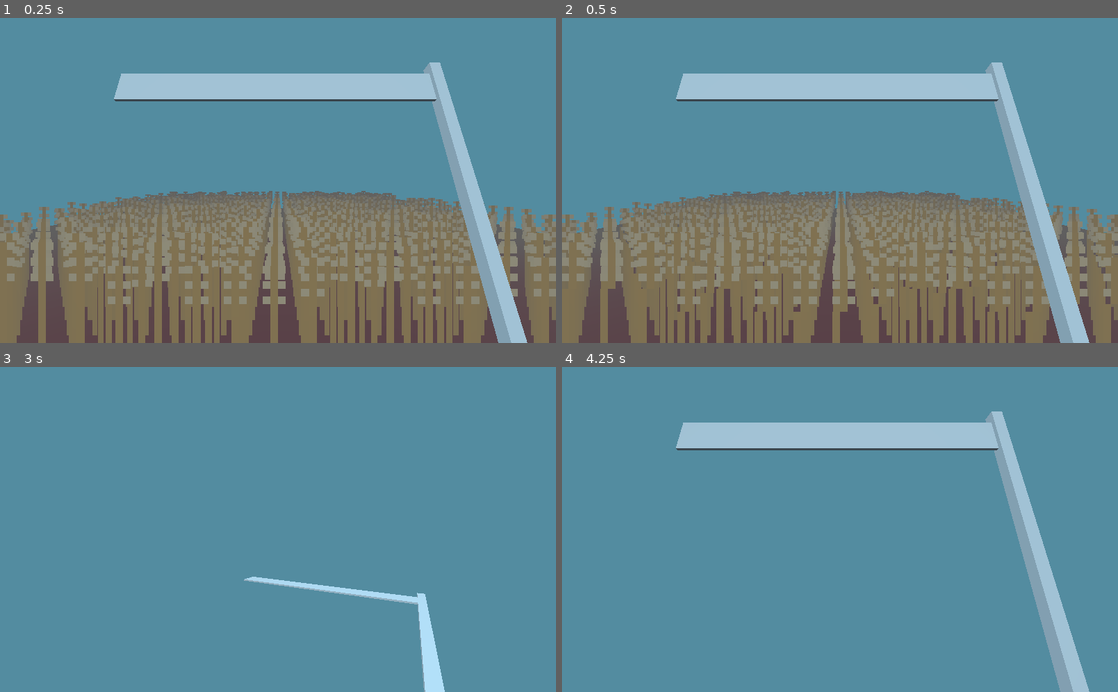
Above: before the commit, frames 1-4 (two rows, left to right).
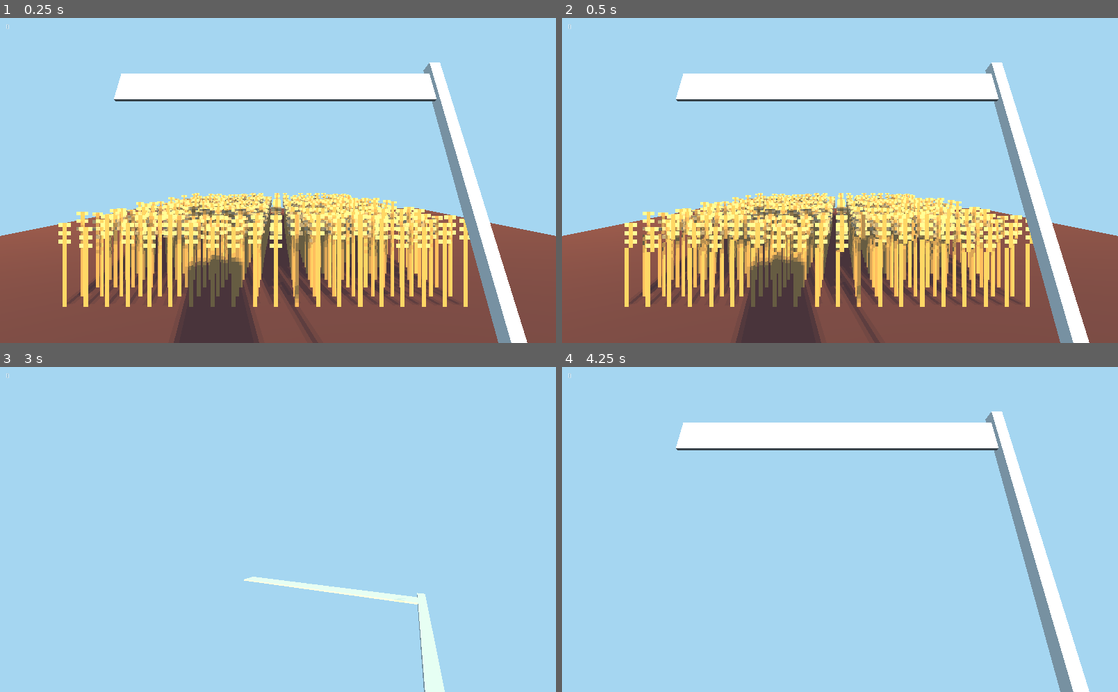
Above: after the commit, the same moments.

Repository: dedekm/ld52
Game: Godot game, scene res://src/Level.tscn
Two runs of this game, one before a commit and one after it. Both use one fixed random seed, a clock stepped at 60 frames per second and the inputs below.
Inputs (mouse positions are in pixels of both pictures, inside the frame that each line leads up to):
- Up to frame 1 (0.25 s): no input
- Up to frame 2 (0.5 s): no input
- Up to frame 3 (3 s): move the mouse to (305, 529) at 0.52 s; hold Up (ui_up) from 0.53 s (still down); click (305, 529) at 0.67 s; move the mouse to (250, 529) at 1.27 s; move the mouse to (289, 523) at 2.02 s; tap Enter at 2.75 s; move the mouse to (272, 536) at 2.77 s; click (272, 536) at 2.92 s
- Up to frame 4 (4.25 s): keep holding Up (ui_up); tap Space at 3.5 s; move the mouse to (878, 532) at 3.52 s

The runs differ from the first frame. In frame 1, 96% of the frame differs, in the area x 0-100%, y 0-100%; in frame 2, 96%; in frame 3, 100%; in frame 4, 98%.

Commit message:
add sun & sky changes [wip]

Diff:
--- a/default_env.tres
+++ b/default_env.tres
@@ -7,7 +7,6 @@
 background_mode = 3
 background_sky = SubResource( 1 )
 background_color = Color( 0.32549, 0.54902, 0.627451, 1 )
-fog_enabled = true
 fog_color = Color( 0.372549, 0.372549, 0.372549, 1 )
 fog_sun_color = Color( 1, 1, 1, 1 )
 fog_depth_begin = 2.0
--- a/src/Level.gd
+++ b/src/Level.gd
@@ -1,9 +1,26 @@
 extends Spatial
+
+const morning_sun_color := Color("fcd14d")
+const noon_sun_color := Color("ffe484")
+const evening_sun_color := Color("f96229")
+
+const morning_sky_color := Color("a5d6f1")
+const noon_sky_color := Color("29cce5")
+const evening_sky_color := Color("001f38")
+
+var current_points := 0
+var max_points := 0
+var completed := 0.0
+
+onready var main_light := $DirectionalLight
+onready var sun_helper := $SunHelper
+onready var sun_material : SpatialMaterial = $SunHelper/SunSphere.get_surface_material(0)
+onready var enviroment : Environment = $WorldEnvironment.environment
 
 func _ready():
   var grass := $Grass
   var straw_scene = load("res://src/Straw.tscn")
-  var width = 30
+  var width = 20
   for x in width:
     for z in width:
         var straw_instance = straw_scene.instance()
@@ -16,3 +33,34 @@
         straw_instance.translation.y -= rng.randi_range(0, 3) * 0.1
 
         grass.add_child(straw_instance)
+
+        max_points += 1
+
+  _update_enviroment()
+
+  sun_material.albedo_color = morning_sun_color
+  enviroment.background_color = morning_sky_color
+
+func _update_enviroment():
+  completed = current_points / float(max_points)
+
+  # TODO: rm this
+  $ScoreLabel.text = String(completed)
+
+  var coef : float
+  if completed < 0.5:
+    coef = completed * 2
+    sun_material.albedo_color = morning_sun_color.linear_interpolate(noon_sun_color, coef)
+    enviroment.background_color = morning_sky_color.linear_interpolate(noon_sky_color, coef)
+  else:
+    coef = (completed - 0.5) * 2
+    sun_material.albedo_color = noon_sun_color.linear_interpolate(evening_sun_color, coef)
+    enviroment.background_color = noon_sky_color.linear_interpolate(evening_sky_color, coef)
+
+  main_light.light_color = sun_material.albedo_color.linear_interpolate(Color.white, 0.1)
+  main_light.rotation_degrees.x = -20 - (150 * completed)
+  sun_helper.rotation_degrees.x = -10 - (160 * completed)
+
+func add_point():
+  current_points += 1
+  _update_enviroment()
--- a/src/Level.tscn
+++ b/src/Level.tscn
@@ -10,10 +10,25 @@
 material = SubResource( 2 )
 size = Vector2( 3, 3 )
 
+[sub_resource type="SphereMesh" id=3]
+
+[sub_resource type="SpatialMaterial" id=4]
+flags_unshaded = true
+albedo_color = Color( 1, 0.784314, 0, 1 )
+
+[sub_resource type="ProceduralSky" id=6]
+radiance_size = 0
+sky_energy = 0.8
+
+[sub_resource type="Environment" id=5]
+background_mode = 3
+background_sky = SubResource( 6 )
+fog_color = Color( 0.501961, 0.6, 0.701961, 1 )
+
 [node name="Level" type="Spatial"]
 script = ExtResource( 2 )
 
-[node name="MeshInstance" type="MeshInstance" parent="."]
+[node name="Ground" type="MeshInstance" parent="."]
 transform = Transform( 10, 0, 0, 0, 10, 0, 0, 0, 10, 0, 0, 0 )
 mesh = SubResource( 1 )
 
@@ -22,6 +37,26 @@
 [node name="Player" parent="." instance=ExtResource( 3 )]
 transform = Transform( 1, 0, 0, 0, 1, 0, 0, 0, 1, 0, 0, 10 )
 
+[node name="ScoreLabel" type="Label" parent="."]
+margin_left = 10.0
+margin_top = 10.0
+margin_right = 40.0
+margin_bottom = 14.0
+text = "1000"
+
+[node name="SunHelper" type="Spatial" parent="."]
+transform = Transform( 0.965926, -0.0885213, 0.24321, 0, 0.939693, 0.34202, -0.258819, -0.330366, 0.907673, 6.55651e-07, -3.8147e-06, 2.6226e-06 )
+
+[node name="SunSphere" type="MeshInstance" parent="SunHelper"]
+transform = Transform( 5, 0, 0, 0, 5, 0, 0, 0, 5, 0, 0, 50 )
+cast_shadow = 0
+mesh = SubResource( 3 )
+skeleton = NodePath("../..")
+material/0 = SubResource( 4 )
+
 [node name="DirectionalLight" type="DirectionalLight" parent="."]
-transform = Transform( 1, 0, 0, 0, 0.771391, 0.636361, 0, -0.636361, 0.771391, 0, 7.67454, 0 )
-light_energy = 0.1
+transform = Transform( 0.965926, -0.0885214, 0.24321, 0, 0.939693, 0.34202, -0.258819, -0.330366, 0.907673, 0, 10, 0 )
+shadow_enabled = true
+
+[node name="WorldEnvironment" type="WorldEnvironment" parent="."]
+environment = SubResource( 5 )
--- a/src/Straw.gd
+++ b/src/Straw.gd
@@ -1,4 +1,6 @@
 extends Spatial
+
+var mown := false
 
 onready var level := get_node("/root/Level")
 
@@ -11,3 +13,7 @@
     translation.y = -2
 
   $AnimatedSprite3D.play("cut")
+
+  if !mown:
+    level.add_point()
+    mown = true
--- a/src/Straw.tscn
+++ b/src/Straw.tscn
@@ -48,6 +48,7 @@
 transform = Transform( 10, 0, 0, 0, 10, 0, 0, 0, 10, 0, 1, 0 )
 billboard = 2
 shaded = true
+alpha_cut = 2
 frames = SubResource( 7 )
 frame = 2
 playing = true
Not shown: 1 places in src/Level.tscn that only renumber resources
